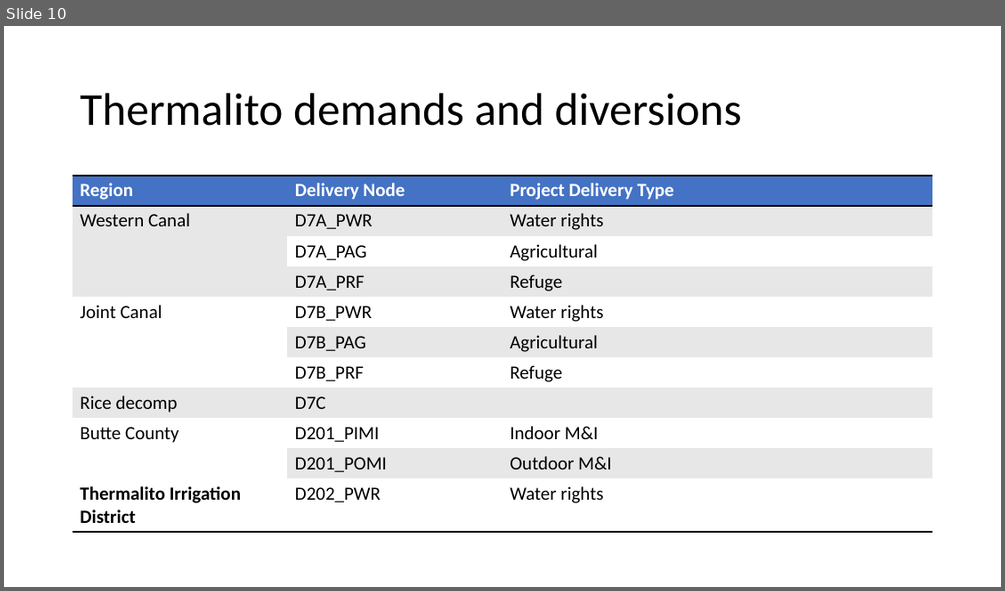
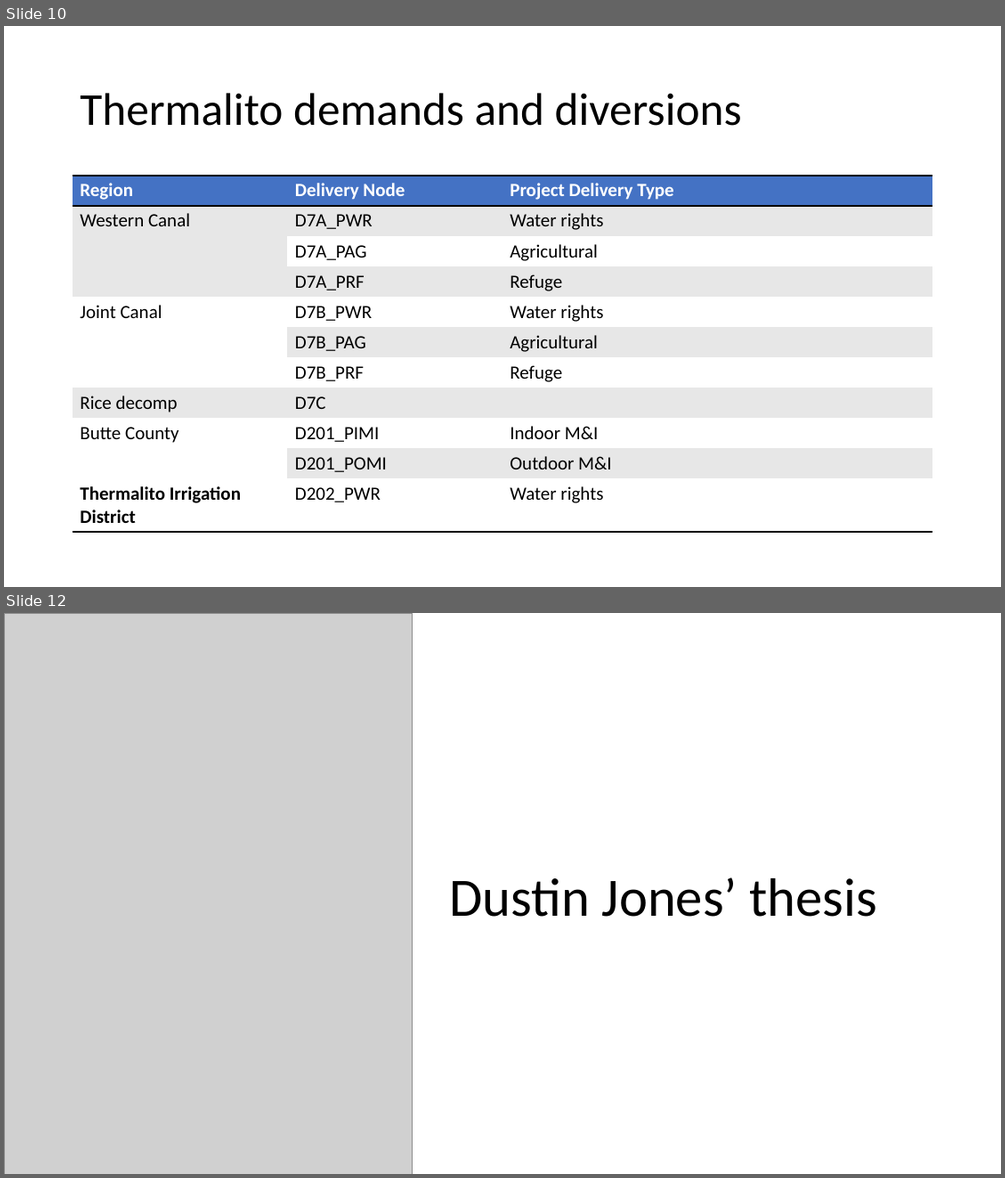
Before and after one commit to nsosorio/DailyCalLiteModel, a slide deck: Building daily CalLite model from scratch – daily.pptx. Shown one above the other, each under a label of ours: slide 10 before the commit, slides 10 and 12 after it; the slides between them are not shown. The pictures are 1005x591 and 1005x1178 pixels, drawn with LibreOffice and Linux fonts; fonts in the diff are those of the drawing; grey boxes stand for pictures. Boxes give left, top, right and bottom in pixels: in the first picture for what was removed or moved away, otherwise in the second. Text is boxed around its words. In the diff, an @@ line names an element or a change of style, - is before the commit and + after.

```diff
--- a/Building daily CalLite model from scratch – daily.pptx
+++ b/Building daily CalLite model from scratch – daily.pptx
@@ slide 12 added at (x1=4, y1=613, x2=1001, y2=1174), background #FFFFFF @@
@@ picture added at (x1=4, y1=613, x2=413, y2=1174) @@
@@ title added at (x1=449, y1=877, x2=877, y2=916), 52 pt, text #000000 @@
+Dustin Jones’ thesis
```
Also in this commit, not shown: 4 other slides added, 9 other files.
